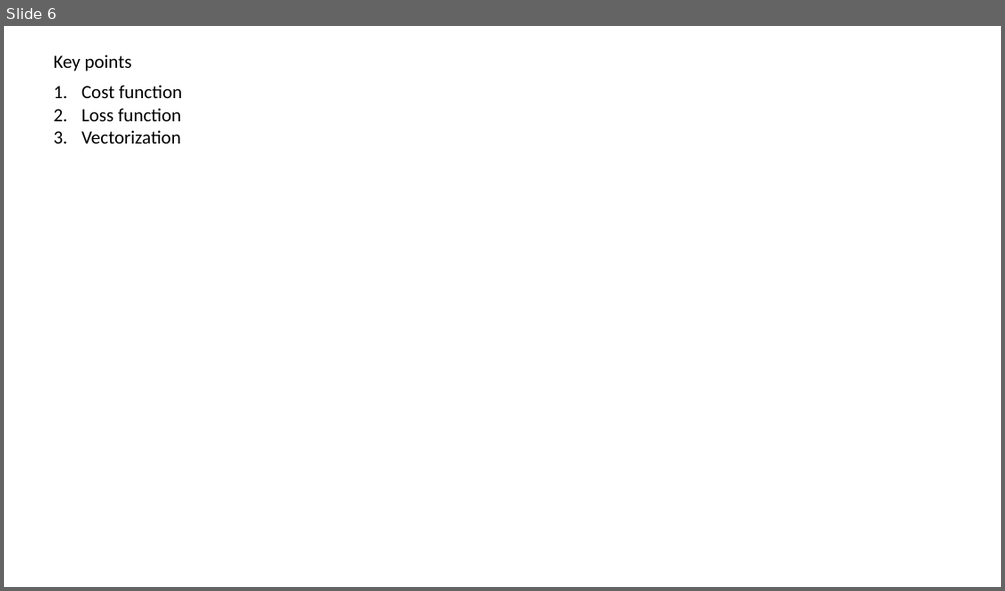
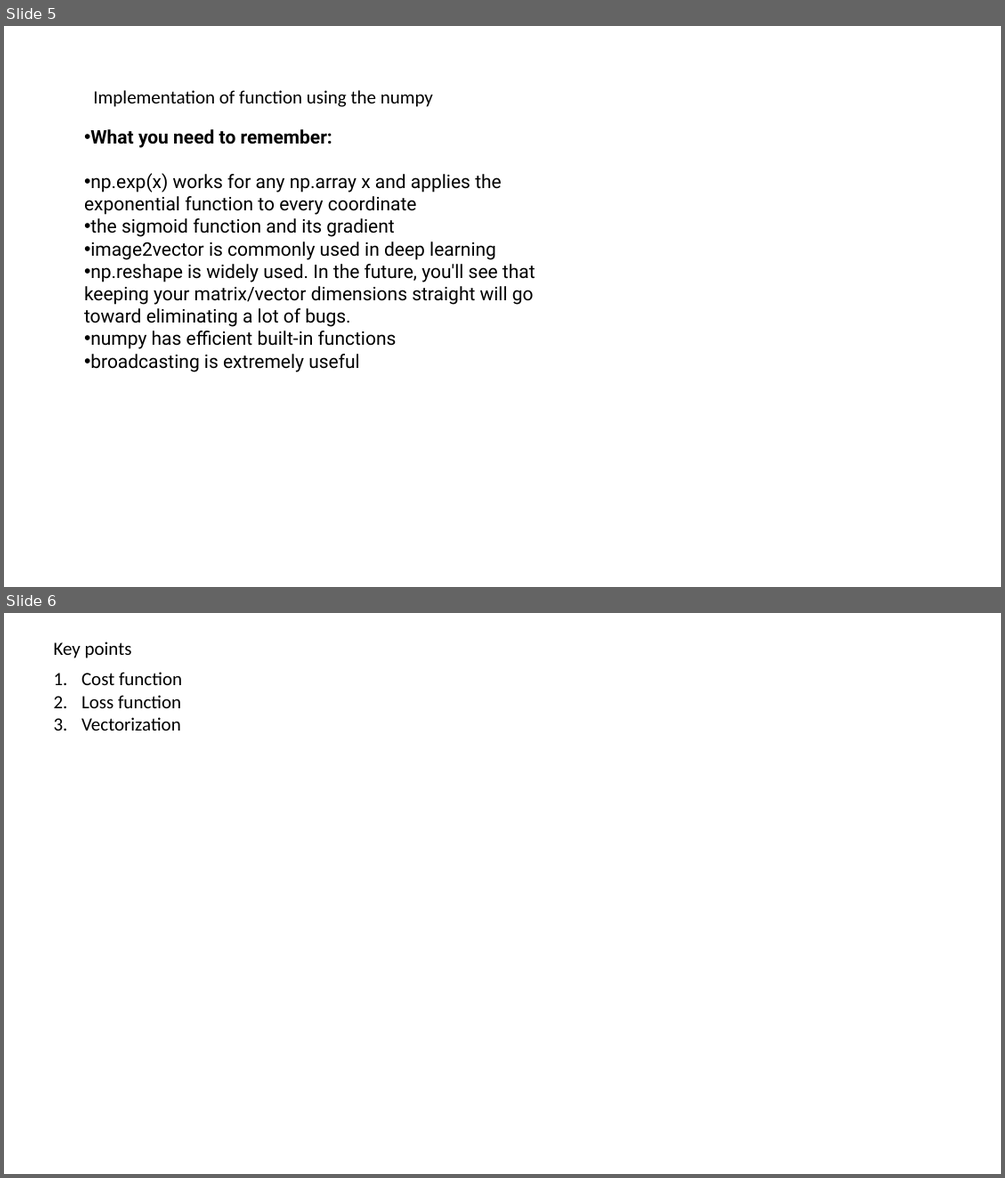
Before and after one commit to kiran2706/Neuro_Level_1, a slide deck: week_2/notes.pptx. Shown one above the other, each under a label of ours: slide 6 before the commit, slides 5 and 6 after it. The pictures are 1005x591 and 1005x1178 pixels, drawn with LibreOffice and Linux fonts; fonts in the diff are those of the drawing. Boxes give left, top, right and bottom in pixels: in the first picture for what was removed or moved away, otherwise in the second. Text is boxed around its words. In the diff, an @@ line names an element or a change of style, - is before the commit and + after.

Commit message:
from vs

```diff
--- a/week_2/notes.pptx
+++ b/week_2/notes.pptx
@@ slide 5 added at <box>4,26,1001,587</box>, background #FFFFFF @@
@@ text added at <box>93,90,433,107</box>, 18 pt, text #000000 @@
+Implementation of function using the numpy
@@ text added at <box>84,129,535,372</box>, 18 pt, text #000000 @@
+• What you need to remember:
+• np.exp(x) works for any np.array x and applies the exponential function to every coordinate
+• the sigmoid function and its gradient
+• image2vector is commonly used in deep learning
+• np.reshape is widely used. In the future, you'll see that keeping your matrix/vector dimensions straight will go toward eliminating a lot of bugs.
+• numpy has efficient built-in functions
+• broadcasting is extremely useful
```
Also in this commit, not shown: 1 slide removed.
